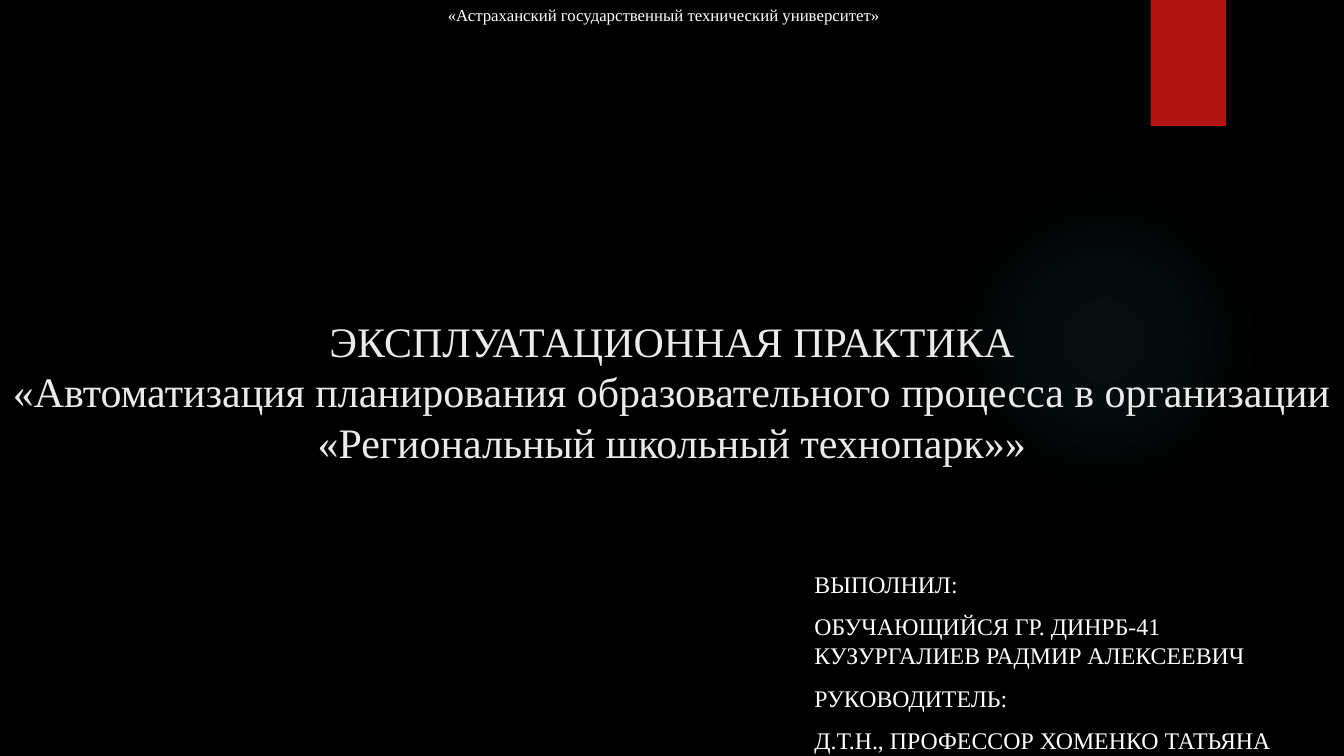
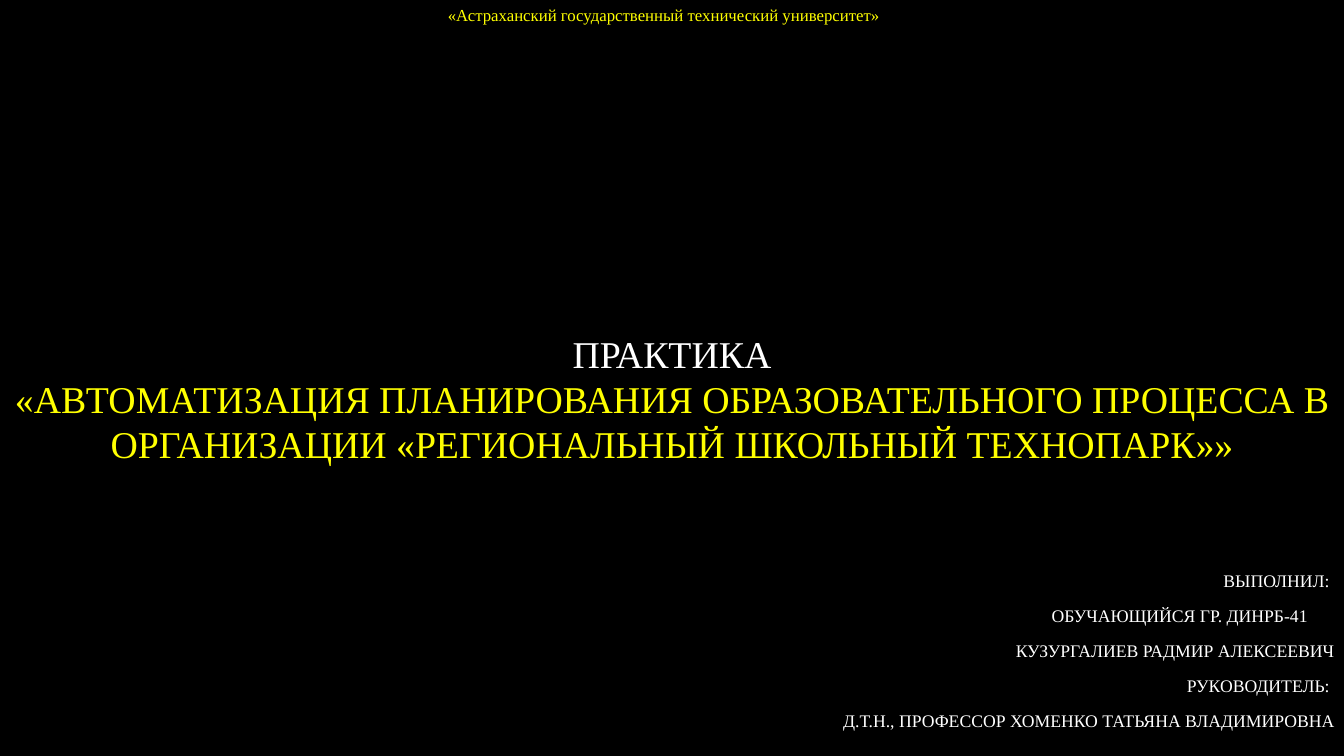
Before and after one commit to RAdKuzur/ASTU, a slide deck: slide 1 of Дипломная работа/Презентация Курсовая.pptx. Drawn at 1344x756 pixels with LibreOffice and Linux fonts; fonts in the diff are those of the drawing; background and template pictures are left out. Boxes give left, top, right and bottom in pixels: in the first picture for what was removed or moved away, otherwise in the second. Text is boxed around its words. In the diff, an @@ line names an element or a change of style, - is before the commit and + after.

```diff
--- a/Дипломная работа/Презентация Курсовая.pptx
+++ b/Дипломная работа/Презентация Курсовая.pptx
@@ text "«Астраханский государственный технический университет»" at <box>448,9,879,25</box>: text colour #FFFFFF to #FFFF00 @@
@@ rectangle removed at <box>1150,0,1226,126</box> @@
@@ ellipse removed at <box>949,185,1259,495</box> @@
@@ title at <box>15,343,1329,466</box>: text changed; size 30 to 27 pt; text colour #EBEBEB to #FFFF00 @@
-ЭКСПЛУАТАЦИОННАЯ ПРАКТИКА
-«Автоматизация планирования образовательного процесса в организации «Региональный школьный технопарк»»
+ПРАКТИКА
+«АВТОМАТИЗАЦИЯ ПЛАНИРОВАНИЯ ОБРАЗОВАТЕЛЬНОГО ПРОЦЕССА В ОРГАНИЗАЦИИ «РЕГИОНАЛЬНЫЙ ШКОЛЬНЫЙ ТЕХНОПАРК»»
@@ subtitle at <box>843,575,1334,731</box>: size 17 to 12.6 pt in "ВЫПОЛНИЛ:", "РУКОВОДИТЕЛЬ:", "Д.Т.Н., ПРОФЕССОР ХОМЕНКО ТАТЬЯНА ВЛАДИМИРОВНА"; alignment left to right @@
@@ subtitle at <box>1016,609,1334,661</box>: text changed; size 17 to 12.6 pt @@
-ОБУЧАЮЩИЙСЯ ГР. ДИНРБ-41 КУЗУРГАЛИЕВ РАДМИР АЛЕКСЕЕВИЧ
+ОБУЧАЮЩИЙСЯ ГР. ДИНРБ-41
+КУЗУРГАЛИЕВ РАДМИР АЛЕКСЕЕВИЧ
```
Also in this commit, not shown: 14 other slides changed, 1 slide added, 7 slides removed.
